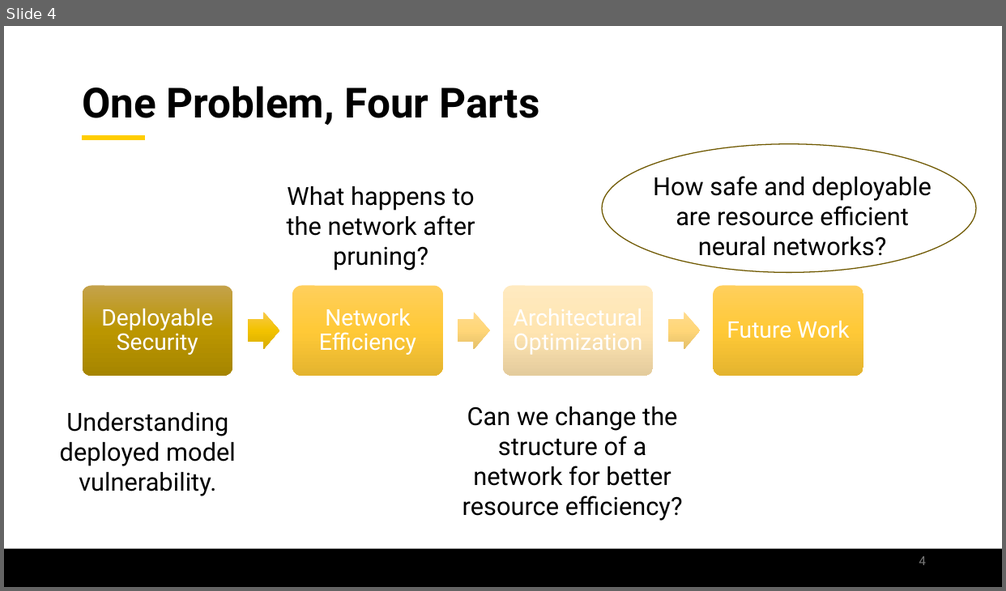
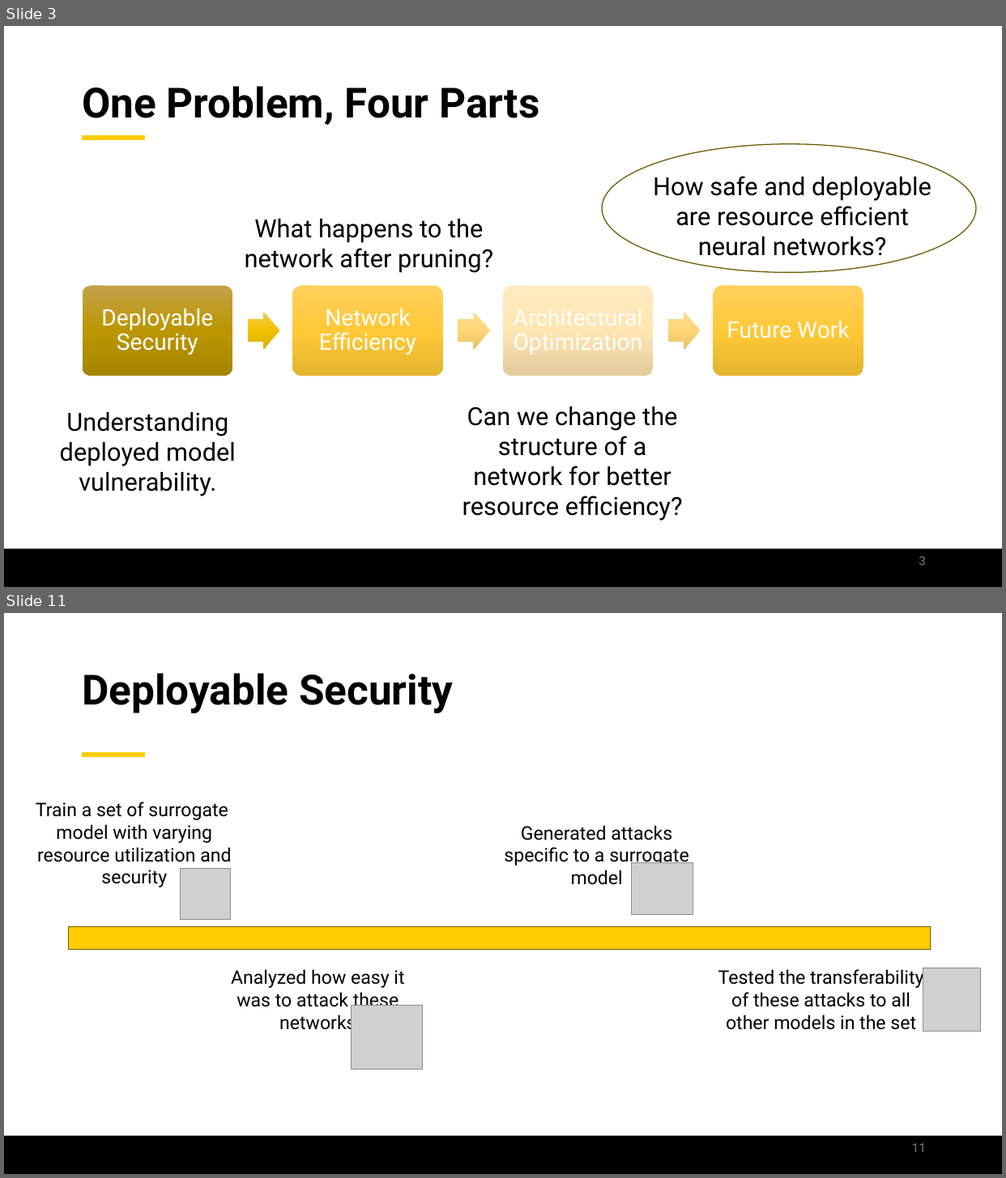
Before and after one commit to jamilgafur/Presentation, a slide deck: Presentation.pptx. Shown one above the other, each under a label of ours: slide 4 before the commit, slides 3 and 11 after it; the slides between them are not shown. The pictures are 1006x591 and 1006x1178 pixels, drawn with LibreOffice and Linux fonts; fonts in the diff are those of the drawing; grey boxes stand for pictures; background and template pictures are left out. Boxes give left, top, right and bottom in pixels: in the first picture for what was removed or moved away, otherwise in the second. Text is boxed around its words. In the diff, an @@ line names an element or a change of style, - is before the commit and + after.

```diff
--- a/Presentation.pptx
+++ b/Presentation.pptx
@@ slide 11 added at (4, 613, 1002, 1174), background #FFFFFF; not listed: 1 template element that a slide beside it also shows @@
@@ title added at (82, 673, 453, 713), 40 pt, text #000000, bold @@
+Deployable Security
@@ line added from (82, 756) to (145, 756), #FFCD00 5 pt @@
@@ text added at (36, 802, 231, 888), 18 pt, text #000000 @@
+Train a set of surrogate
+model with varying resource utilization and security
@@ text added at (504, 825, 689, 885), 18 pt, text #000000 @@
+Generated attacks specific to a surrogate model
@@ picture added at (180, 868, 230, 920) @@
@@ picture added at (632, 863, 693, 914) @@
@@ rectangle added at (68, 927, 931, 950), fill #FFCD00, outline #705A00 1 pt @@
@@ text added at (231, 969, 404, 1033), 18 pt, text #000000 @@
+Analyzed how easy it was to attack these networks
@@ text added at (718, 968, 923, 1030), 18 pt, text #000000 @@
+Tested the transferability of these attacks to all other models in the set
@@ picture added at (923, 968, 981, 1032) @@
@@ picture added at (351, 1006, 423, 1070) @@
@@ page number added at (912, 1144, 926, 1152), 12 pt, text #797979 @@
+11
@@ what was slide 4 is now slide 3 @@
@@ slide 3 changed as well @@
@@ text "What happens to the network ..." rewrapped from (287, 186, 475, 271) to (245, 219, 493, 273) @@
@@ page number at (918, 557, 926, 565): text changed @@
-4
+3
```
Also in this commit, not shown: 23 other slides changed, 30 other slides added, 21 slides removed.
